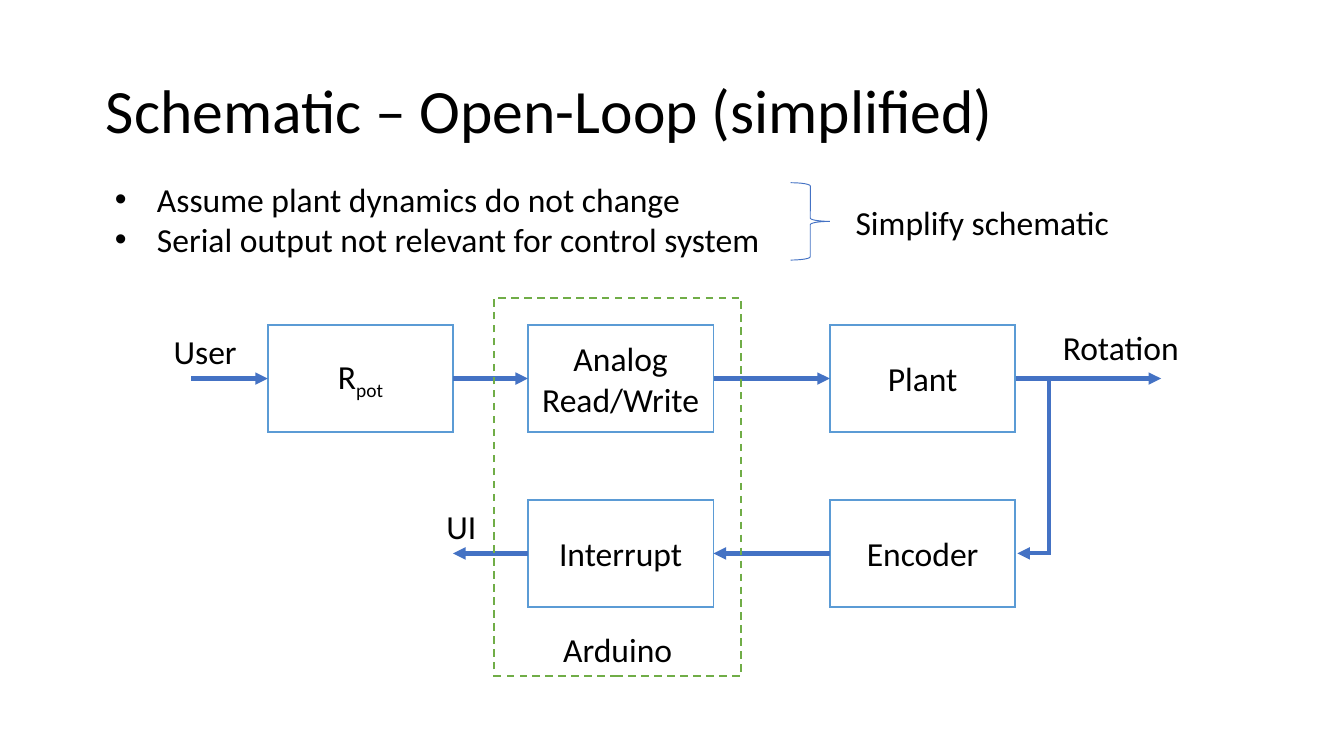
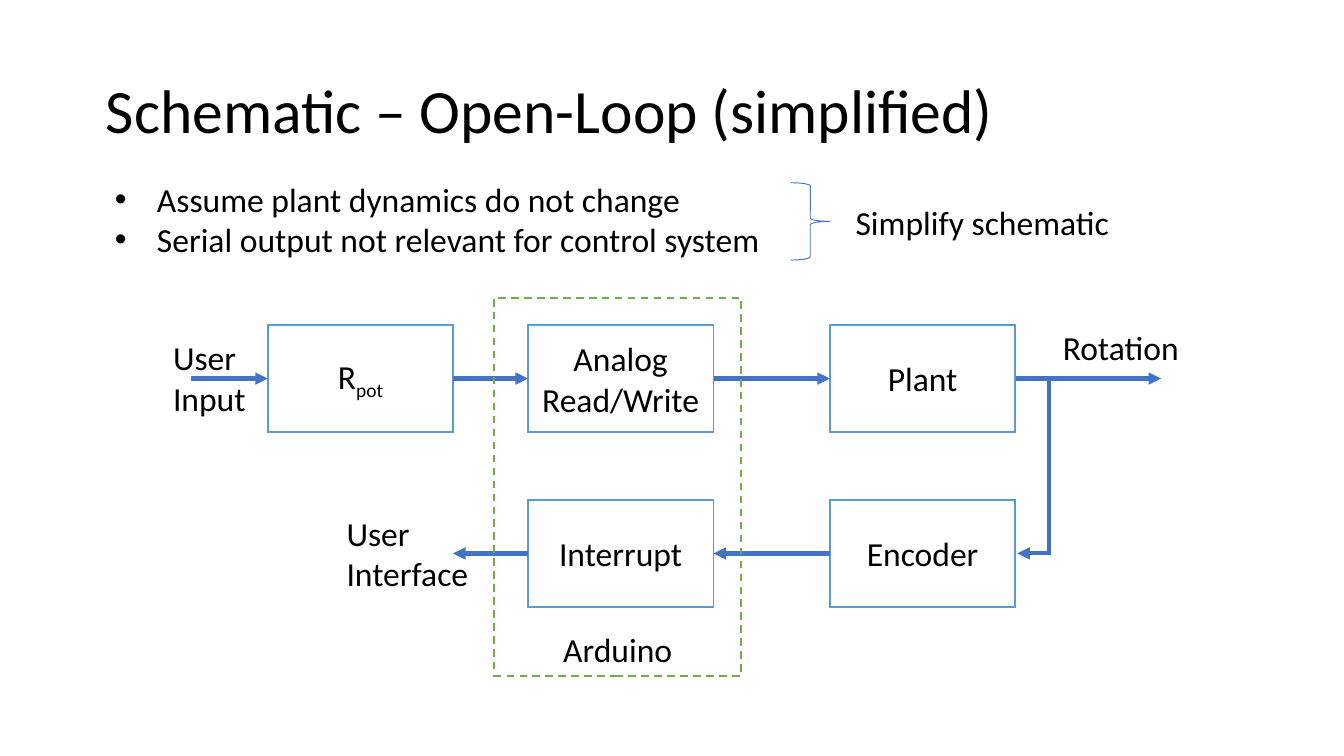
Before and after one commit to AnielShri/Simple-Arduino-PID, a slide deck: slide 4 of Overview.pptx. Drawn at 1344x756 pixels with LibreOffice and Linux fonts; fonts in the diff are those of the drawing. Boxes give left, top, right and bottom in pixels: in the first picture for what was removed or moved away, otherwise in the second. Text is boxed around its words. In the diff, an @@ line names an element or a change of style, - is before the commit and + after.

```diff
--- a/Overview.pptx
+++ b/Overview.pptx
@@ text at (173,389,246,417): paragraph added @@
+Input
@@ text at (347,524,469,587): text changed @@
-UI
+User
+Interface
```
Also in this commit, not shown: 2 other slides changed.
